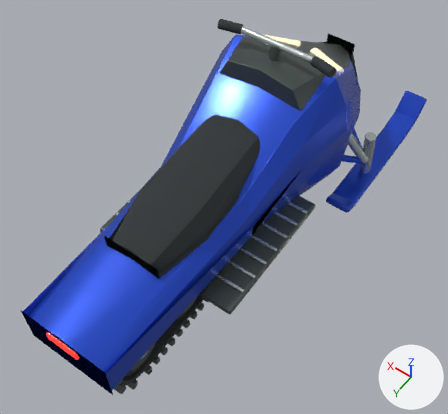
The Blender file source_blender/Snowmobile.blend, before and after one commit.
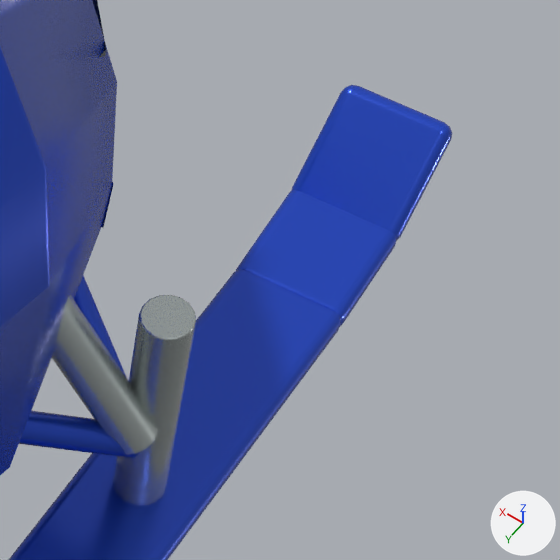
Each version is shown whole from a 50 mm lens placed at (-1.37, 2.04, 3.28), pointed at (-0.06, 0.21, 0.4), then close up on the part from 75% to 100% of the width and 18% to 45% of the height. Arrows for +X, +Y and +Z are at lower right; the lights stay in place. The older version's two pictures come first.

Objects in the first close-up: 'Shock', 'Steering spindle', 'Tunnel and fairing', 'Upturned runner', 'Upturned runner.001', 'Upturned runner.002', 'Wishbone', 'Wishbone.001' and 1 more.
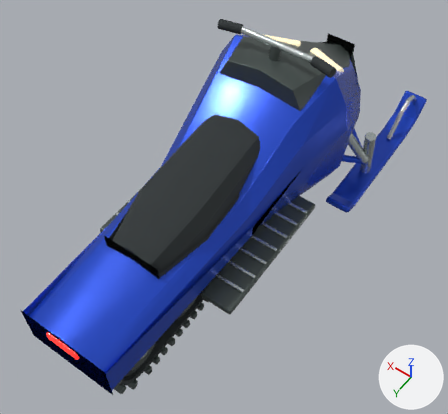
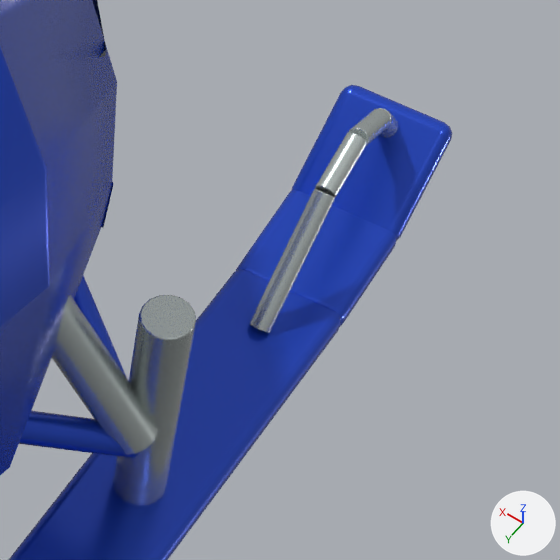
Commit message: Fit steering ski grab loops to the snowmobile

Boxes (x1, y1, x2, y2) around the edits, measured in the close-ups (560 x 560 px):
'Ski grab loop.003', added
    after: (249, 188, 336, 333)
'Ski grab loop.002', added
    after: (315, 133, 367, 197)
'Ski grab loop.001', added
    after: (348, 109, 391, 146)
'Ski grab loop', added
    after: (378, 108, 398, 138)

What changed in the scene script:
```text
Add me_cylinder_029_1:
    me_cylinder_029_1.from_pydata(...)  # 96 vertices, 82 faces; spans x -0.016..0.016, y -0.016..0.016, z -0.103..0.103
    me_cylinder_029_1.materials.append(mat_brushed_equipment_metal)  # light grey #c4cdcb
Add me_cylinder_028_1:
    me_cylinder_028_1.from_pydata(...)  # 96 vertices, 82 faces; spans x -0.016..0.016, y -0.016..0.016, z -0.0447..0.0447
    me_cylinder_028_1.materials.append(mat_brushed_equipment_metal)  # light grey #c4cdcb
Add me_cylinder_027_1:
    me_cylinder_027_1.from_pydata(...)  # 96 vertices, 82 faces; spans x -0.016..0.016, y -0.016..0.016, z -0.0474..0.0474
    me_cylinder_027_1.materials.append(mat_brushed_equipment_metal)  # light grey #c4cdcb
Add me_cylinder_026_1:
    me_cylinder_026_1.from_pydata(...)  # 96 vertices, 82 faces; spans x -0.016..0.016, y -0.016..0.016, z -0.0495..0.0495
    me_cylinder_026_1.materials.append(mat_brushed_equipment_metal)  # light grey #c4cdcb
Add ob_ski_grab_loop_003:
    ob_ski_grab_loop_003 = bpy.data.objects.new('Ski grab loop.003', me_cylinder_029_1)
    ob_ski_grab_loop_003.parent = ob_skipivotleft
    ob_ski_grab_loop_003.location = (0.0, -0.425, 0.08)
    ob_ski_grab_loop_003.rotation_euler = (-0.682, -3.142, 0.0)  # degrees (-39, -180, 0)
Add ob_ski_grab_loop_002:
    ob_ski_grab_loop_002 = bpy.data.objects.new('Ski grab loop.002', me_cylinder_028_1)
    ob_ski_grab_loop_002.parent = ob_skipivotleft
    ob_ski_grab_loop_002.location = (0.0, -0.53, 0.18)
    ob_ski_grab_loop_002.rotation_euler = (-1.107, -3.142, 0.0)  # degrees (-63, -180, 0)
Add ob_ski_grab_loop_001:
    ob_ski_grab_loop_001 = bpy.data.objects.new('Ski grab loop.001', me_cylinder_027_1)
    ob_ski_grab_loop_001.parent = ob_skipivotleft
    ob_ski_grab_loop_001.location = (0.0, -0.615, 0.185)
    ob_ski_grab_loop_001.rotation_euler = (1.249, 0.0, -3.142)  # degrees (72, 0, -180)
Add ob_ski_grab_loop:
    ob_ski_grab_loop = bpy.data.objects.new('Ski grab loop', me_cylinder_026_1)
    ob_ski_grab_loop.parent = ob_skipivotleft
    ob_ski_grab_loop.location = (0.0, -0.695, 0.135)
    ob_ski_grab_loop.rotation_euler = (0.785, 0.0, -3.142)  # degrees (45, 0, -180)
```
